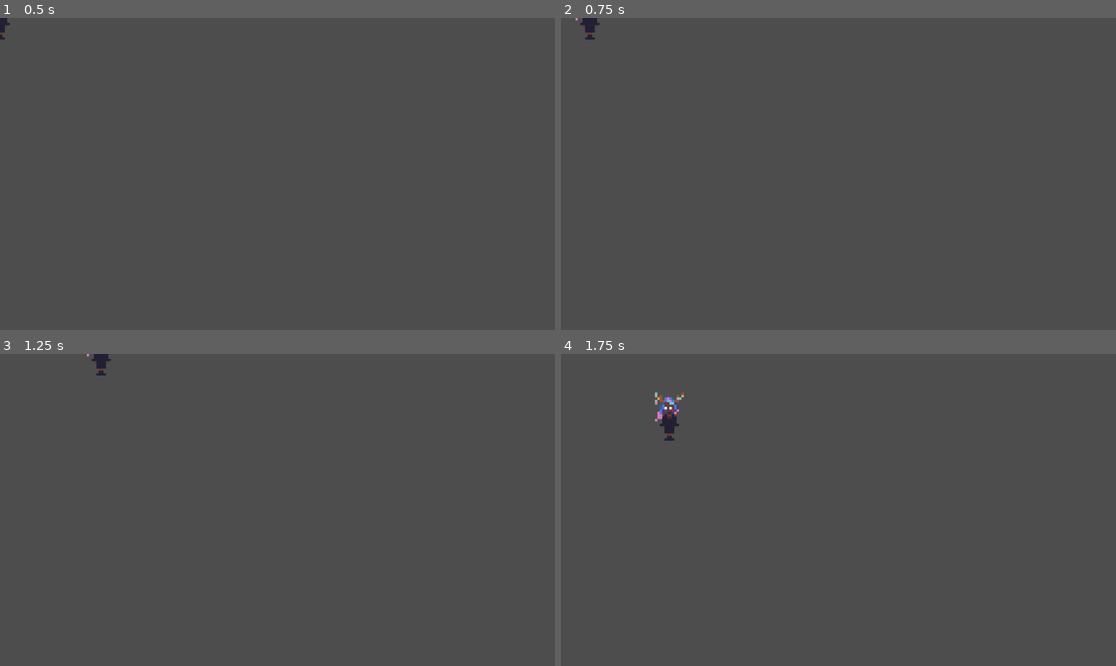
Above: before the commit, frames 1-4 (two rows, left to right).
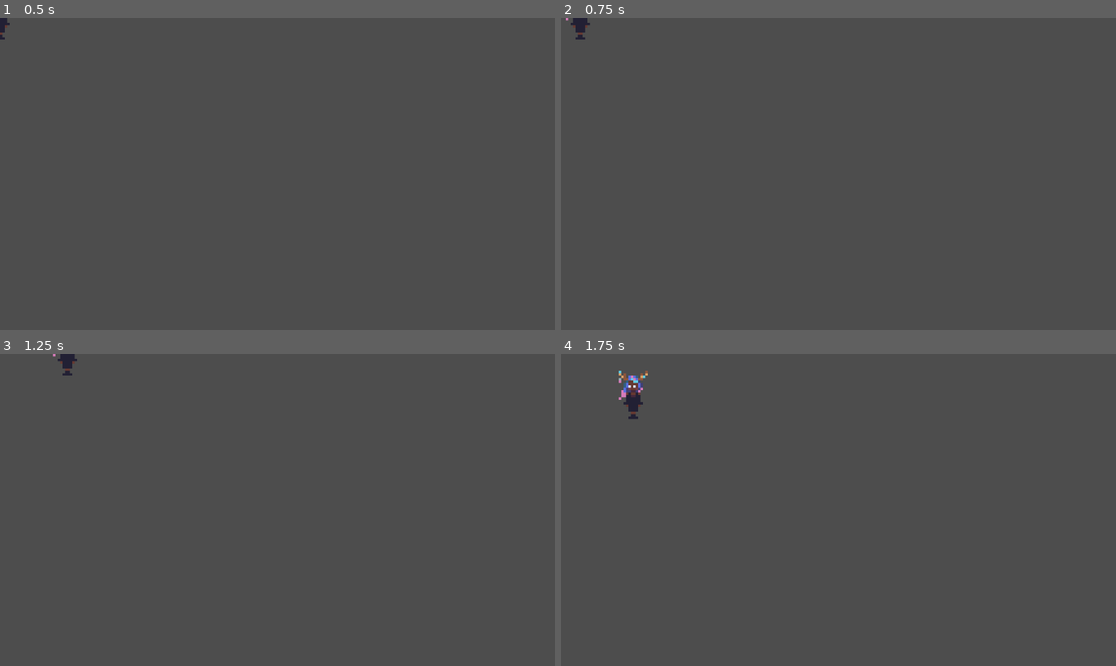
Above: after the commit, the same moments.

Repository: Woodruri/mini-mages
Game: Godot game, scene res://Scenes/player.tscn
Same seed, same stepped clock (60 frames per second), same inputs: the game is played once before the commit and once after it. The project has no main scene, so this scene is started directly.
Inputs:
- Up to frame 1 (0.5 s): no input
- Up to frame 2 (0.75 s): tap Enter at 0.5 s; hold D (Right) from 0.53 s (still down)
- Up to frame 3 (1.25 s): keep holding D (Right)
- Up to frame 4 (1.75 s): release D (Right) at 1.28 s; hold S (Down) from 1.28 s (still down)

Frame 1 is identical in both runs. In frame 2, 0.2% of the frame differs, in the area x 0-7%, y 0-7%; in frame 3, 0.3%; in frame 4, 0.8%, in the area x 10-23%, y 5-28%.

Commit message:
updated speed to 200

Diff:
--- a/Scenes/player.gd
+++ b/Scenes/player.gd
@@ -1,7 +1,7 @@
 extends CharacterBody2D
 
 
-const SPEED = 300.0
+const SPEED = 200.0
 const JUMP_VELOCITY = -400.0
 
 
